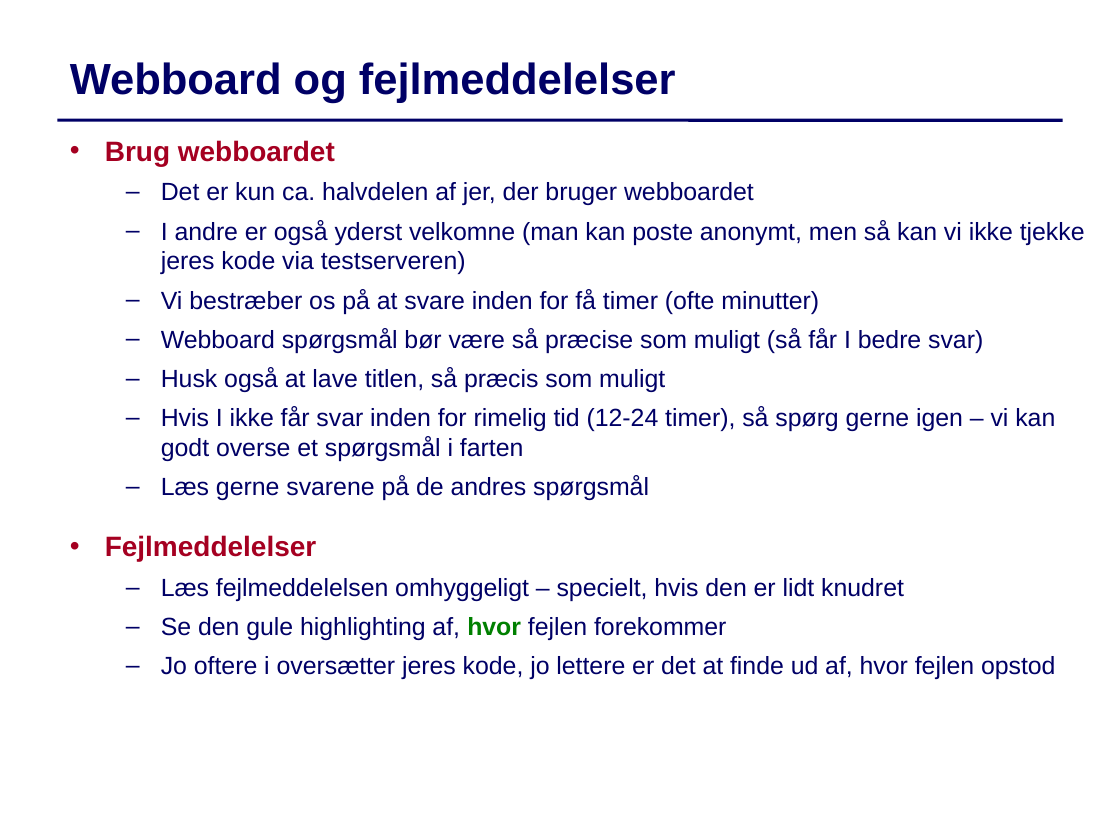
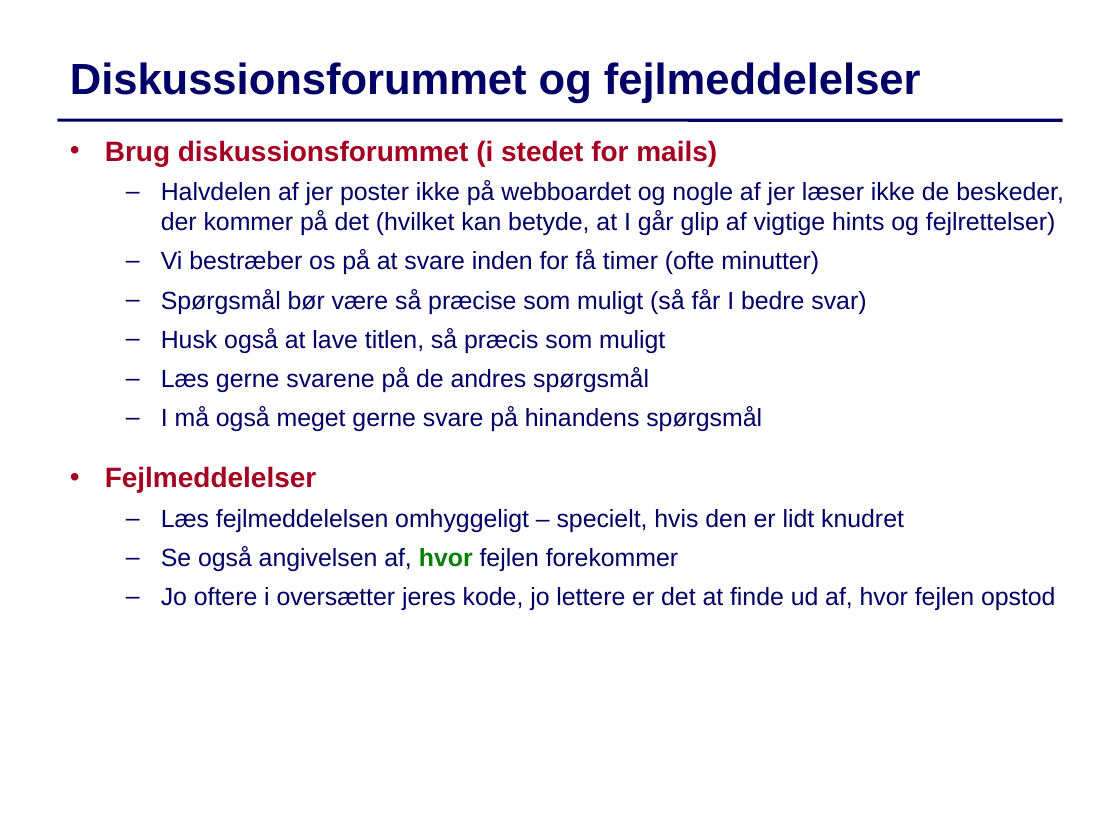
Before and after one commit to IntProgAU/Materiale, a slide deck: slide 5 of web/g22/status/Status3.pptx (slide 4 before the commit). Drawn at 1120x840 pixels with LibreOffice and Linux fonts; fonts in the diff are those of the drawing. Boxes give left, top, right and bottom in pixels: in the first picture for what was removed or moved away, otherwise in the second. Text is boxed around its words. In the diff, an @@ line names an element or a change of style, - is before the commit and + after.

```diff
--- a/web/g22/status/Status3.pptx
+++ b/web/g22/status/Status3.pptx
@@ text at [70,62,921,103]: text changed @@
-Webboard og fejlmeddelelser
+Diskussionsforummet og fejlmeddelelser
@@ text at [105,140,1064,235]: text changed @@
-• Brug webboardet
-  – Det er kun ca. halvdelen af jer, der bruger webboardet
-  – I andre er også yderst velkomne (man kan poste anonymt, men så kan vi ikke tjekke jeres kode via testserveren)
+• Brug diskussionsforummet (i stedet for mails)
+  – Halvdelen af jer poster ikke på webboardet og nogle af jer læser ikke de beskeder, der kommer på det (hvilket kan betyde, at I går glip af vigtige hints og fejlrettelser)
@@ text at [161,289,866,314]: text changed @@
-  – Webboard spørgsmål bør være så præcise som muligt (så får I bedre svar)
+  – Spørgsmål bør være så præcise som muligt (så får I bedre svar)
@@ text at [161,406,1055,461]: paragraph removed @@
-  – Hvis I ikke får svar inden for rimelig tid (12-24 timer), så spørg gerne igen – vi kan godt overse et spørgsmål i farten
@@ text at [161,406,762,431]: paragraph added @@
+  – I må også meget gerne svare på hinandens spørgsmål
@@ text at [161,546,678,571]: text changed @@
-  – Se den gule highlighting af, hvor fejlen forekommer
+  – Se også angivelsen af, hvor fejlen forekommer
```
Also in this commit, not shown: 5 other slides changed, 2 slides removed.
